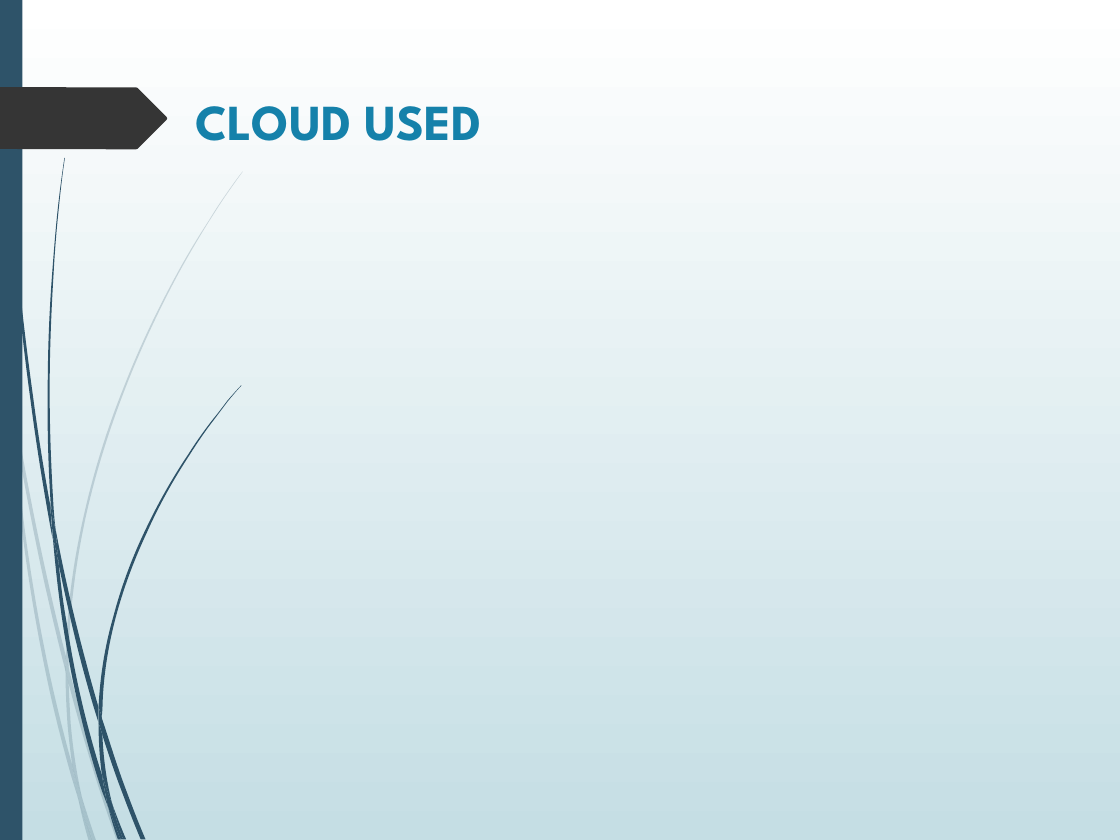
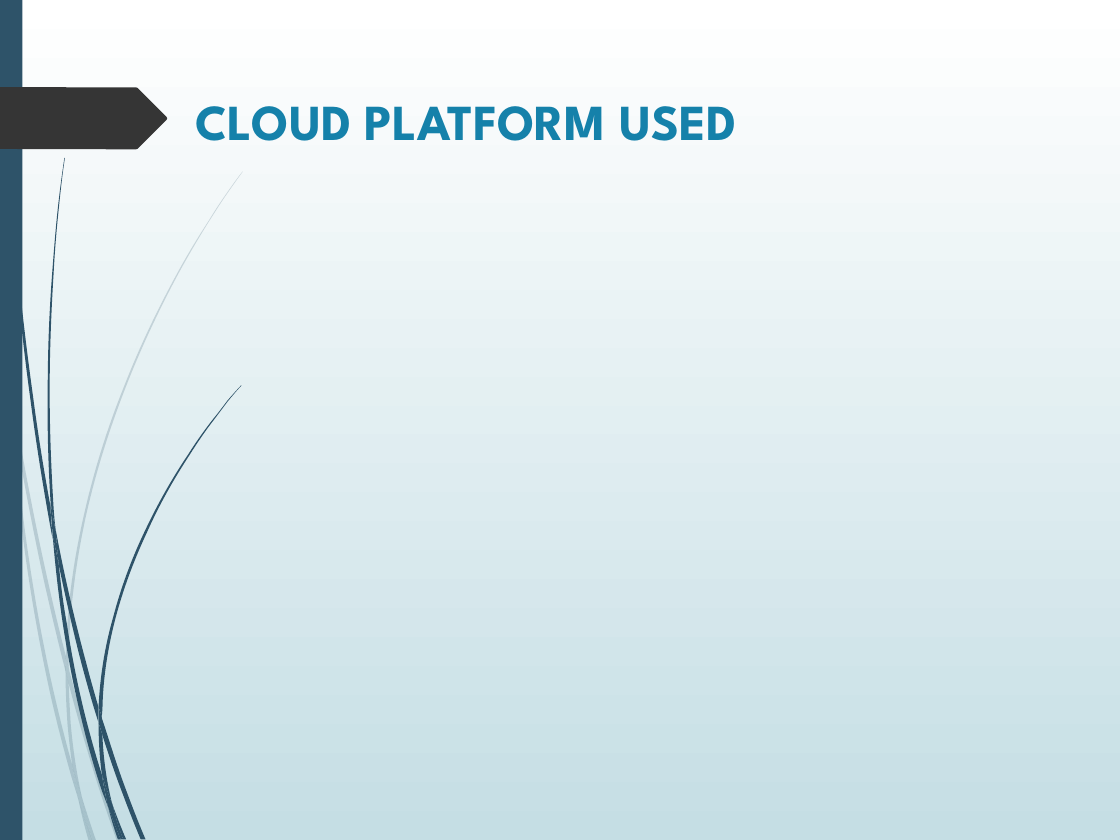
Before and after one commit to aayushi20221/Cloud-Based-Buss-Pass-System, a slide deck: slide 6 of ppt.pptx. Drawn at 1120x840 pixels with LibreOffice and Linux fonts; fonts in the diff are those of the drawing. Boxes give left, top, right and bottom in pixels: in the first picture for what was removed or moved away, otherwise in the second. Text is boxed around its words. In the diff, an @@ line names an element or a change of style, - is before the commit and + after.

```diff
--- a/ppt.pptx
+++ b/ppt.pptx
@@ title at bbox=[195, 106, 736, 141]: text changed @@
-CLOUD USED
+CLOUD PLATFORM USED
```
Also in this commit, not shown: 1 other slide changed, 2 slides added, 8 slides removed.
